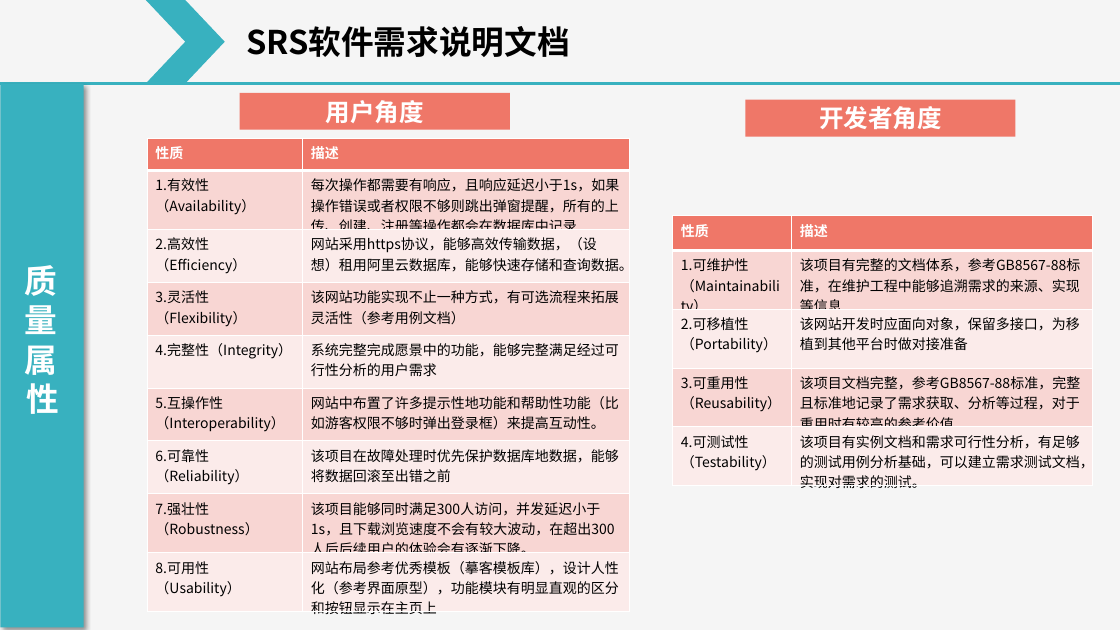
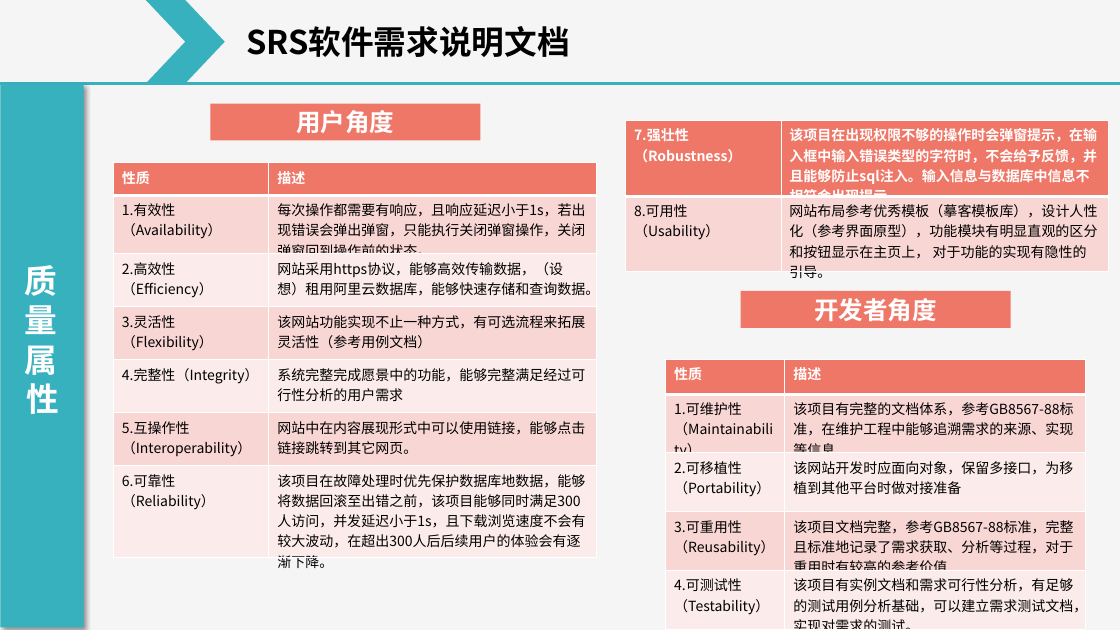
Before and after one commit to on6nx/requirement, a slide deck: slide 20 of 3.requirement/SRS软件需求说明汇报.pptx. Drawn at 1120x630 pixels with LibreOffice and Linux fonts; fonts in the diff are those of the drawing. Boxes give left, top, right and bottom in pixels: in the first picture for what was removed or moved away, otherwise in the second. Text is boxed around its words. In the diff, an @@ line names an element or a change of style, - is before the commit and + after.

```diff
--- a/3.requirement/SRS软件需求说明汇报.pptx
+++ b/3.requirement/SRS软件需求说明汇报.pptx
@@ rectangle "用户角度": place and size @@
-rectangle "用户角度" at box(239, 92, 510, 129)
+rectangle "用户角度" at box(210, 103, 481, 140)
@@ table added at box(626, 121, 1109, 282), 2 rows, 2 columns @@
+7.强壮性（Robustness） | 该项目在出现权限不够的操作时会弹窗提示，在输入框中输入错误类型的字符时，不会给予反馈，并且能够防止sql注入。输入信息与数据库中信息不相符会出现提示。
+8.可用性（Usability） | 网站布局参考优秀模板（摹客模板库），设计人性化（参考界面原型），功能模块有明显直观的区分和按钮显示在主页上， 对于功能的实现有隐性的引导。
@@ table at box(113, 163, 597, 572) @@
-row 2, column 2: 每次操作都需要有响应，且响应延迟小于1s，如果操作错误或者权限不够则跳出弹窗提醒，所有的上传、创建、注册等操作都会在数据库中记录
+row 2, column 2: 每次操作都需要有响应，且响应延迟小于1s，若出现错误会弹出弹窗，只能执行关闭弹窗操作，关闭弹窗回到操作前的状态。
-row 6: 5.互操作性（Interoperability） | 网站中布置了许多提示性地功能和帮助性功能（比如游客权限不够时弹出登录框）来提高互动性。
-row 7: 6.可靠性（Reliability） | 该项目在故障处理时优先保护数据库地数据，能够将数据回滚至出错之前
-row 8: 7.强壮性（Robustness） | 该项目能够同时满足300人访问，并发延迟小于1s，且下载浏览速度不会有较大波动，在超出300人后后续用户的体验会有逐渐下降。
-row 9: 8.可用性（Usability） | 网站布局参考优秀模板（摹客模板库），设计人性化（参考界面原型），功能模块有明显直观的区分和按钮显示在主页上
+row 6: 5.互操作性（Interoperability） | 网站中在内容展现形式中可以使用链接，能够点击链接跳转到其它网页。
+row 7: 6.可靠性（Reliability） | 该项目在故障处理时优先保护数据库地数据，能够将数据回滚至出错之前，该项目能够同时满足300人访问，并发延迟小于1s，且下载浏览速度不会有较大波动，在超出300人后后续用户的体验会有逐渐下降。
@@ table: place and size @@
-table at box(147, 139, 630, 618)
+table at box(113, 163, 597, 572)
@@ rectangle "开发者角度": place and size @@
-rectangle "开发者角度" at box(745, 100, 1016, 137)
+rectangle "开发者角度" at box(741, 291, 1012, 328)
@@ table: place and size @@
-table at box(672, 216, 1092, 492)
+table at box(666, 360, 1086, 619)
```
Also in this commit, not shown: 4 other slides changed, 2 slides added, 10 other files.
